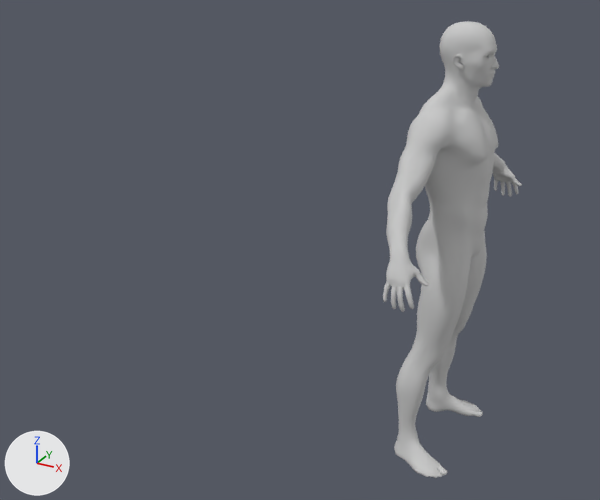
Two versions of the FBX model Character/Animation/ZWM/InAir/Anim_InAir_Idle.FBX, one commit apart.
The view is the same before and after, from a 50 mm camera at (0.93, -2.98, 2.26) aimed at (-0.65, -0.11, 0.82). The axes (+X, +Y, +Z) are drawn at lower left. The lights are the same throughout. Where no turn or scale is listed for an object, it has been applied to the vertices.

Script lines for the objects in view, before the commit:
```python
me_mesh_001 = bpy.data.meshes.new('Mesh.001')
me_mesh_001.from_pydata(...)  # 1202 vertices, 2328 faces; spans x -0.153..0.11, y -0.23..0.23, z 0.14..1.068
me_mesh_001.materials.append(mat_material__11)  # its picture is missing
me_mesh_002 = bpy.data.meshes.new('Mesh.002')
me_mesh_002.from_pydata(...)  # 770 vertices, 1496 faces; spans x -0.14..0.116, y -0.297..0.297, z 0.0..0.157
me_mesh_002.materials.append(mat_material__6)  # its picture is missing
me_mesh_004 = bpy.data.meshes.new('Mesh.004')
me_mesh_004.from_pydata(...)  # 1917 vertices, 3716 faces; spans x -0.172..0.11, y -0.563..0.563, z 1.056..1.554
me_mesh_004.materials.append(mat_material__5)  # its picture is missing
ob_male_body = bpy.data.objects.new('Male_Body', me_mesh_004)
ob_male_body.location = (0.0, 0.0, 0.0)
ob_male_foot = bpy.data.objects.new('Male_Foot', me_mesh_002)
ob_male_foot.location = (0.0, 0.0, 0.0)
ob_male_leg = bpy.data.objects.new('Male_Leg', me_mesh_001)
ob_male_leg.location = (0.0, 0.0, 0.0)
# also in view: 'Male_Head' at (-0.01, 0.0, 1.57); 'Male_Hand' at (0.02, 0.0, 1.05)
```
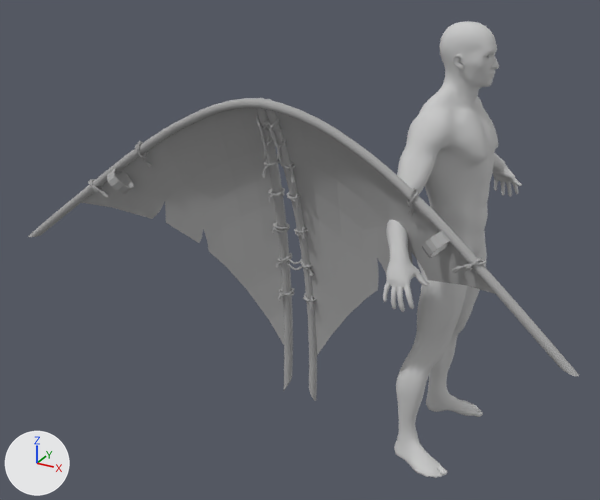
Diff of the bpy script that builds the scene:
```diff
--- a/Character/Animation/ZWM/InAir/Anim_InAir_Idle.FBX.py
+++ b/Character/Animation/ZWM/InAir/Anim_InAir_Idle.FBX.py
@@ mat_huaxiangyi1 @@
+mat_huaxiangyi1 = principled_material('HuaXiangYi1')
+mat_huaxiangyi1.base_color = (0.4, 0.4, 0.4)  # grey #aaaaaa
+mat_huaxiangyi1.roughness = 0.0
@@ me_mesh_011 @@
+me_mesh_011.from_pydata(...)  # 48 vertices, 96 faces; spans x -0.7046..-0.6065, y 0.0793..0.1681, z 1.1392..1.2437
+me_mesh_011.materials.append(mat_huaxiangyi1)  # grey #aaaaaa
@@ me_mesh_012 @@
+me_mesh_012.from_pydata(...)  # 48 vertices, 96 faces; spans x 0.6065..0.7046, y 0.0793..0.1681, z 1.1392..1.2437
+me_mesh_012.materials.append(mat_huaxiangyi1)  # grey #aaaaaa
@@ me_mesh_010 @@
+me_mesh_010.from_pydata(...)  # 466 vertices, 928 faces; spans x -1.15..1.15, y 0.07..0.18, z 0.87..1.59
+me_mesh_010.materials.append(mat_huaxiangyi1)  # grey #aaaaaa
@@ me_mesh_013 @@
+me_mesh_013.from_pydata(...)  # 3034 vertices, 5988 faces; spans x -0.107..0.107, y 0.128..0.425, z 0.247..1.587
+me_mesh_013.materials.append(mat_huaxiangyi1)  # grey #aaaaaa
@@ me_mesh_009 @@
+me_mesh_009.from_pydata(...)  # 304 vertices, 600 faces; spans x -0.144..0.144, y -0.043..0.043, z -0.127..0.127
+me_mesh_009.materials.append(mat_huaxiangyi1)  # grey #aaaaaa
@@ me_mesh_007 @@
+me_mesh_007.from_pydata(...)  # 111 vertices, 98 faces; spans x -0.89..0.89, y 0.12..0.41, z 0.44..1.58
+me_mesh_007.materials.append(mat_huaxiangyi1)  # grey #aaaaaa
@@ me_mesh_008 @@
+me_mesh_008.from_pydata(...)  # 304 vertices, 600 faces; spans x -0.144..0.144, y -0.043..0.043, z -0.127..0.127
+me_mesh_008.materials.append(mat_huaxiangyi1)  # grey #aaaaaa
@@ ob_polysurface3 @@
+ob_polysurface3 = bpy.data.objects.new('polySurface3', me_mesh_011)
+ob_polysurface3.location = (-0.531, -0.733, 0.0)
@@ ob_polysurface7 @@
+ob_polysurface7 = bpy.data.objects.new('polySurface7', me_mesh_012)
+ob_polysurface7.location = (-0.531, -0.733, 0.0)
@@ ob_polysurface14 @@
+ob_polysurface14 = bpy.data.objects.new('polySurface14', me_mesh_010)
+ob_polysurface14.location = (-0.531, -0.733, 0.0)
@@ ob_polysurface8 @@
+ob_polysurface8 = bpy.data.objects.new('polySurface8', me_mesh_013)
+ob_polysurface8.location = (-0.531, -0.733, 0.0)
@@ ob_polysurface13 @@
+ob_polysurface13 = bpy.data.objects.new('polySurface13', me_mesh_009)
+ob_polysurface13.location = (0.145, -0.59, 1.236)
@@ ob_huaxiangyi_yezi @@
+ob_huaxiangyi_yezi = bpy.data.objects.new('HuaXiangYi_YeZi', me_mesh_007)
+ob_huaxiangyi_yezi.location = (-0.531, -0.733, 0.0)
@@ ob_polysurface10 @@
+ob_polysurface10 = bpy.data.objects.new('polySurface10', me_mesh_008)
+ob_polysurface10.location = (-1.207, -0.59, 1.236)
```

Boxes (x1, y1, x2, y2) around the edits, measured in the pictures (600 x 500 px):
'HuaXiangYi_YeZi', added
    after: (81, 108, 495, 355)
'polySurface14', added
    after: (28, 98, 579, 377)
'polySurface8', added
    after: (256, 98, 317, 401)
'polySurface7', added
    after: (422, 231, 451, 258)
'polySurface3', added
    after: (107, 168, 134, 194)
'polySurface13', added
    after: (406, 188, 487, 273)
'polySurface10', added
    after: (88, 141, 152, 198)
